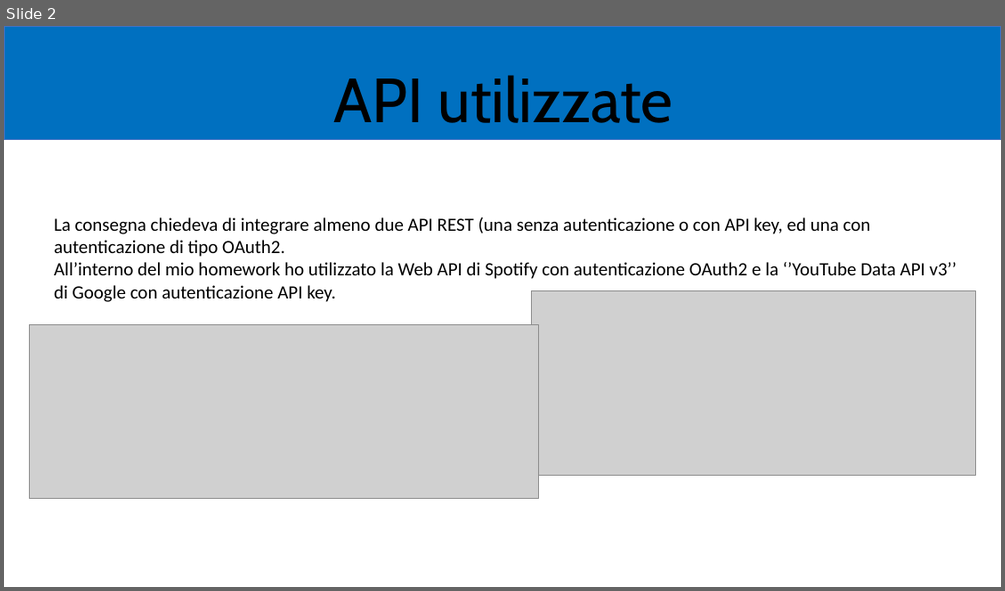
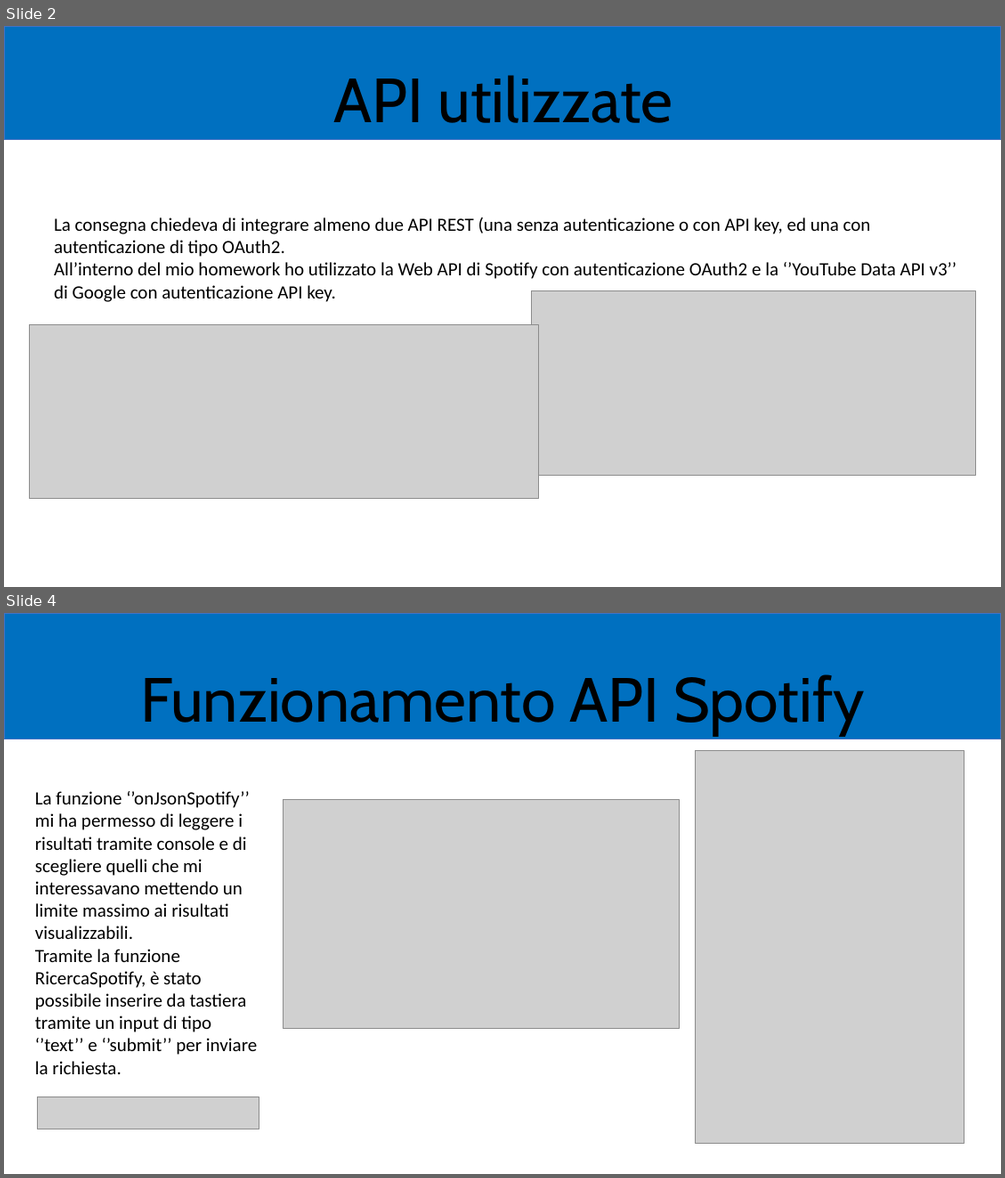
Before and after one commit to zChronoX/mhw3, a slide deck: mhw3.pptx. Shown one above the other, each under a label of ours: slide 2 before the commit, slides 2 and 4 after it; the slides between them are not shown. The pictures are 1005x591 and 1005x1178 pixels, drawn with LibreOffice and Linux fonts; fonts in the diff are those of the drawing; grey boxes stand for pictures. Boxes give left, top, right and bottom in pixels: in the first picture for what was removed or moved away, otherwise in the second. Text is boxed around its words. In the diff, an @@ line names an element or a change of style, - is before the commit and + after.

```diff
--- a/mhw3.pptx
+++ b/mhw3.pptx
@@ slide 4 added at [4,613,1001,1174], background #FFFFFF @@
@@ rectangle added at [4,613,1001,739], fill #0070C0, outline #4472C4 1 pt @@
@@ title added at [140,674,864,736], 60 pt, text #000000 @@
+Funzionamento API Spotify
@@ picture added at [696,751,964,1143] @@
@@ text added at [35,791,257,1074], 18 pt, text #000000 @@
+La funzione ‘’onJsonSpotify’’ mi ha permesso di leggere i risultati tramite console e di scegliere quelli che mi interessavano mettendo un limite massimo ai risultati visualizzabili.
+Tramite la funzione RicercaSpotify, è stato possibile inserire da tastiera tramite un input di tipo ‘’text’’ e ‘’submit’’ per inviare la richiesta.
@@ picture added at [283,800,680,1028] @@
@@ picture added at [38,1096,259,1129] @@
```
Also in this commit, not shown: 6 other slides added, 8 slides removed.
